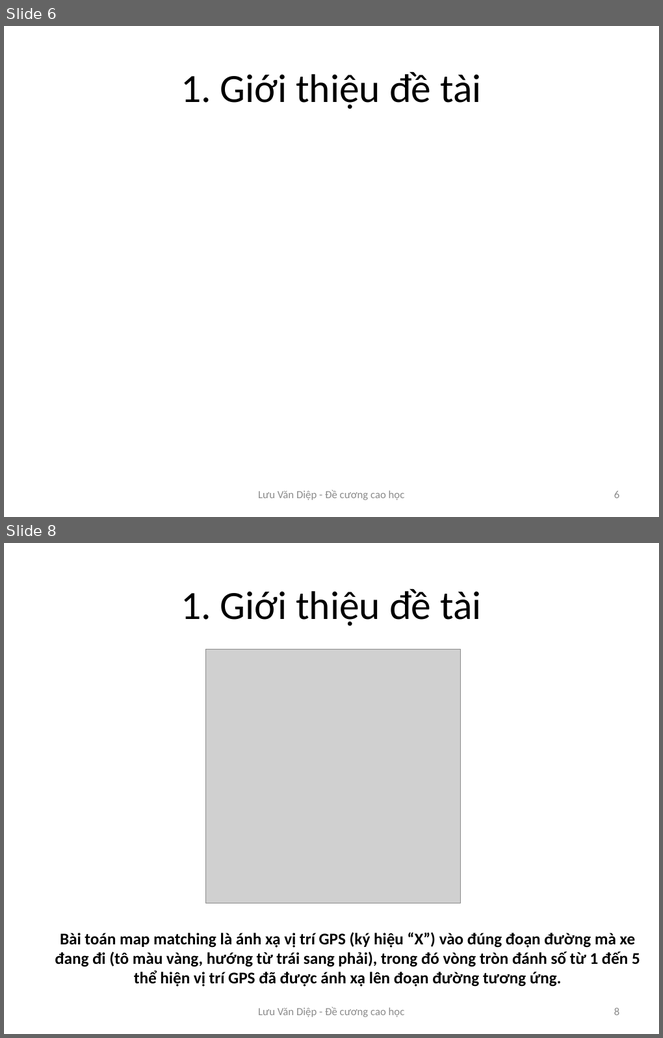
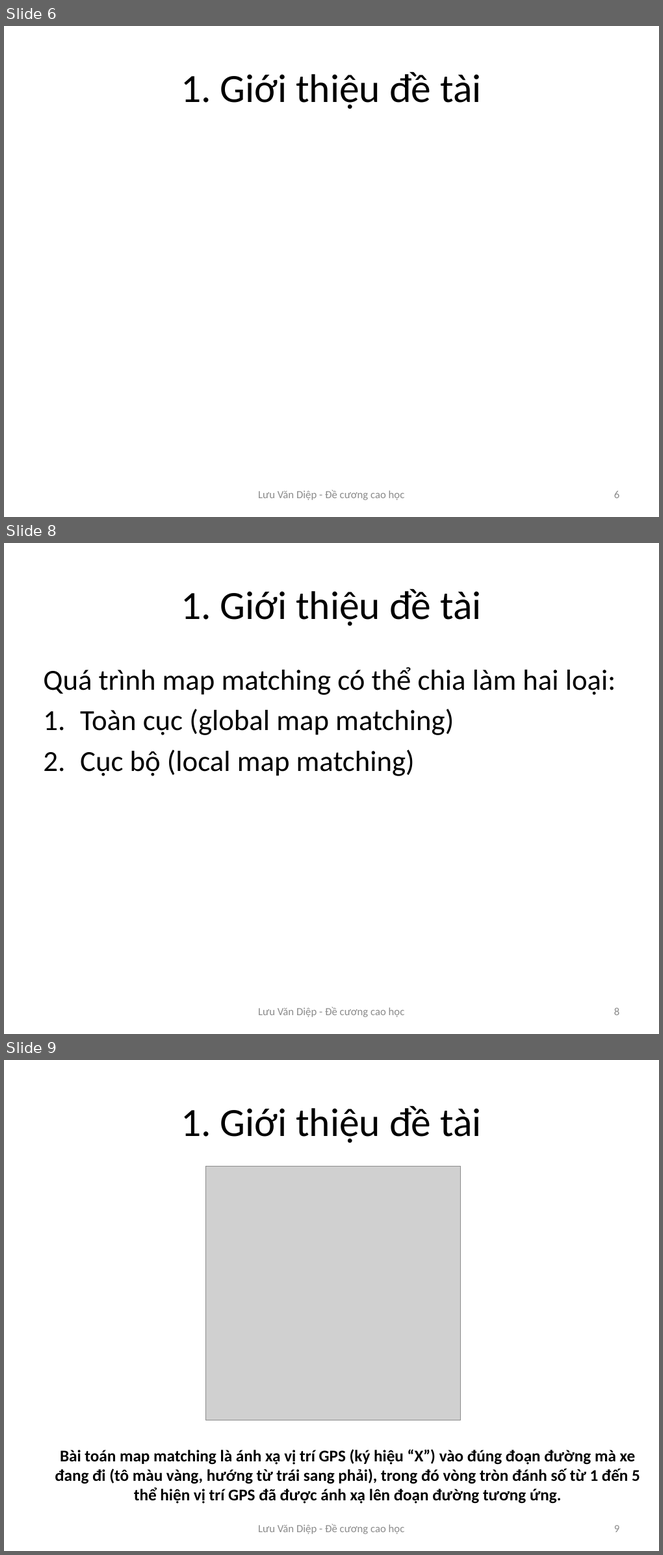
Before and after one commit to alidiepuit/master_ITS, a slide deck: de cuong.pptx. Shown one above the other, each under a label of ours: slides 6 and 8 before the commit, slides 6, 8 and 9 after it; the slides between them are not shown. The pictures are 663x1038 and 663x1555 pixels, drawn with LibreOffice and Linux fonts; fonts in the diff are those of the drawing; grey boxes stand for pictures. Boxes give left, top, right and bottom in pixels: in the first picture for what was removed or moved away, otherwise in the second. Text is boxed around its words. In the diff, an @@ line names an element or a change of style, - is before the commit and + after.

```diff
--- a/de cuong.pptx
+++ b/de cuong.pptx
@@ slide 8 added at box(4, 543, 659, 1034), background #FFFFFF @@
@@ title added at box(181, 589, 482, 626), 44 pt, text #000000 @@
+1. Giới thiệu đề tài
@@ text added at box(43, 667, 616, 776), 32 pt, text #000000 @@
+Quá trình map matching có thể chia làm hai loại:
+1. Toàn cục (global map matching)
+2. Cục bộ (local map matching)
@@ text added at box(258, 1007, 405, 1017), 12 pt, text #8C8C8C @@
+Lưu Văn Diệp - Đề cương cao học
@@ page number added at box(614, 1008, 620, 1016), 12 pt, text #8C8C8C @@
+8
@@ what was slide 8 is now slide 9 @@
@@ page number at box(614, 1525, 620, 1533): text changed @@
-8
+9
```
Also in this commit, not shown: 3 slides changed, 1 other slide added.
